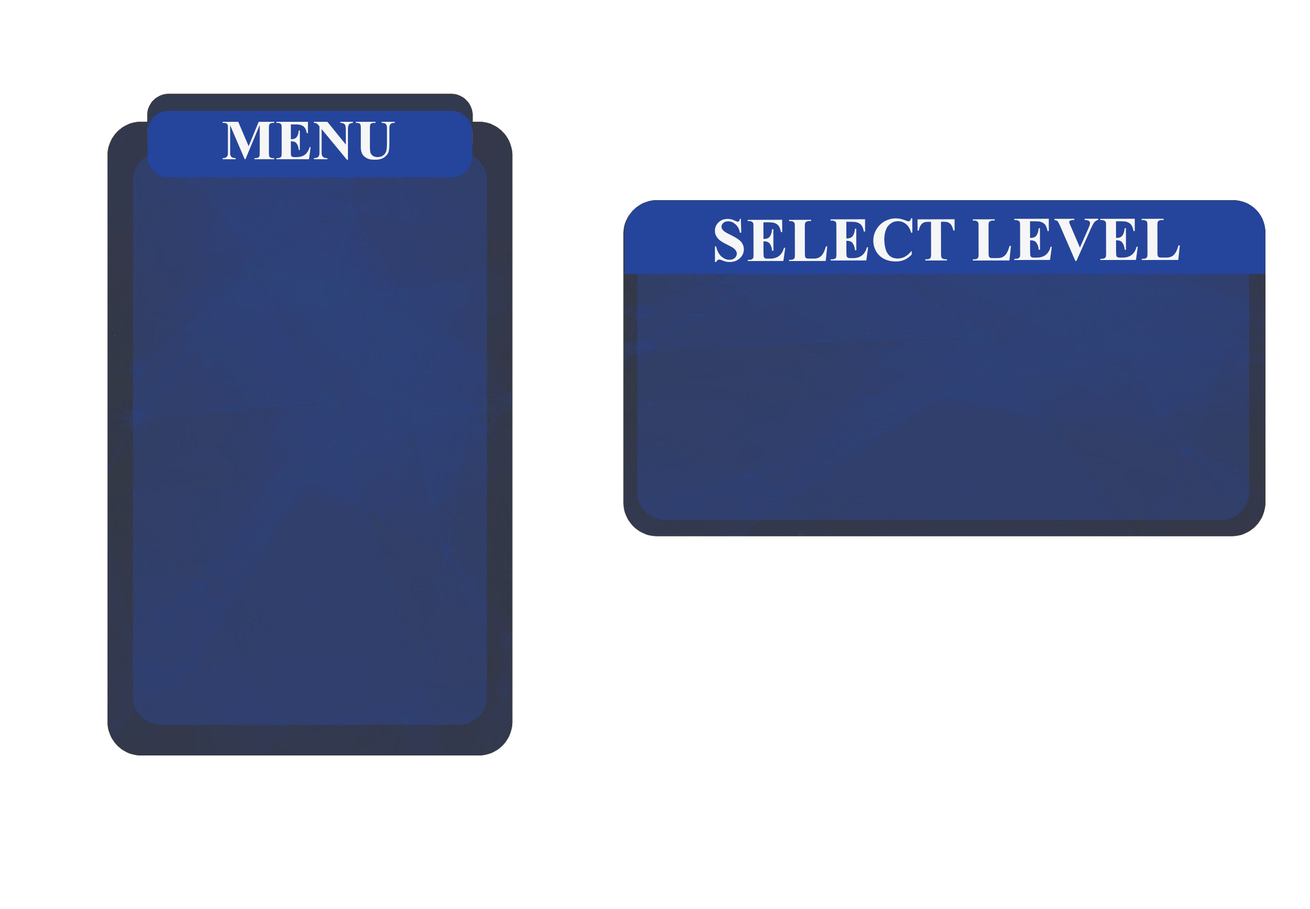
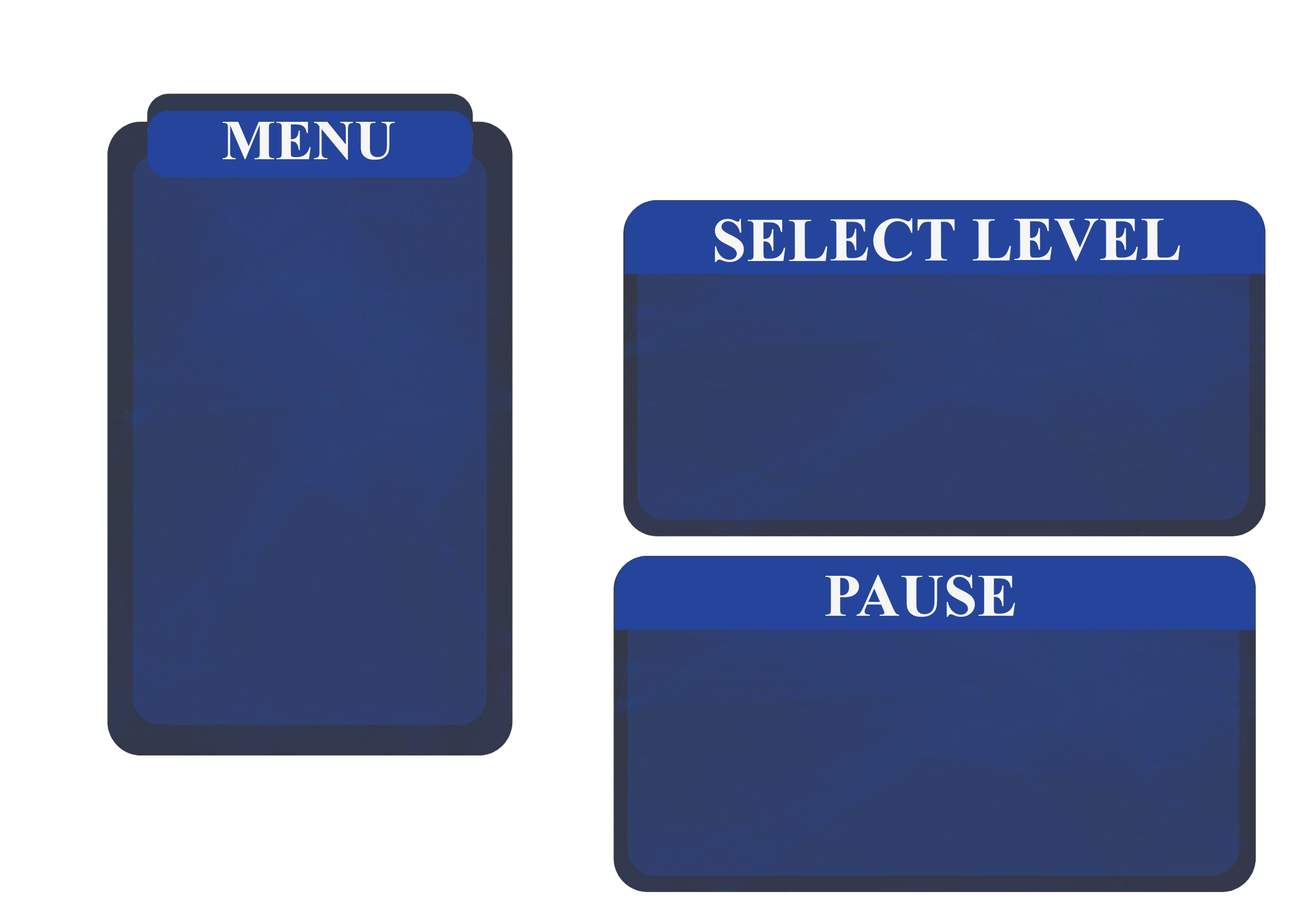
Layered file, before and after one edit (1310x909). Changes by layer:
added layer "PAUSE" above "Layer 1" over [825,574,1016,617]
added layer "Layer 1" above "Layer 0" over [613,555,1257,893]
